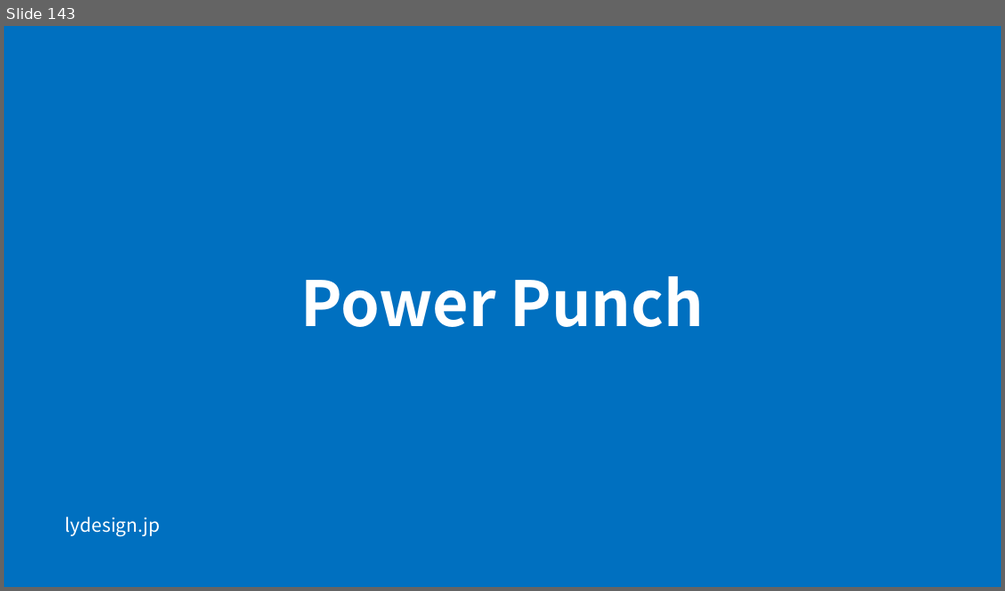
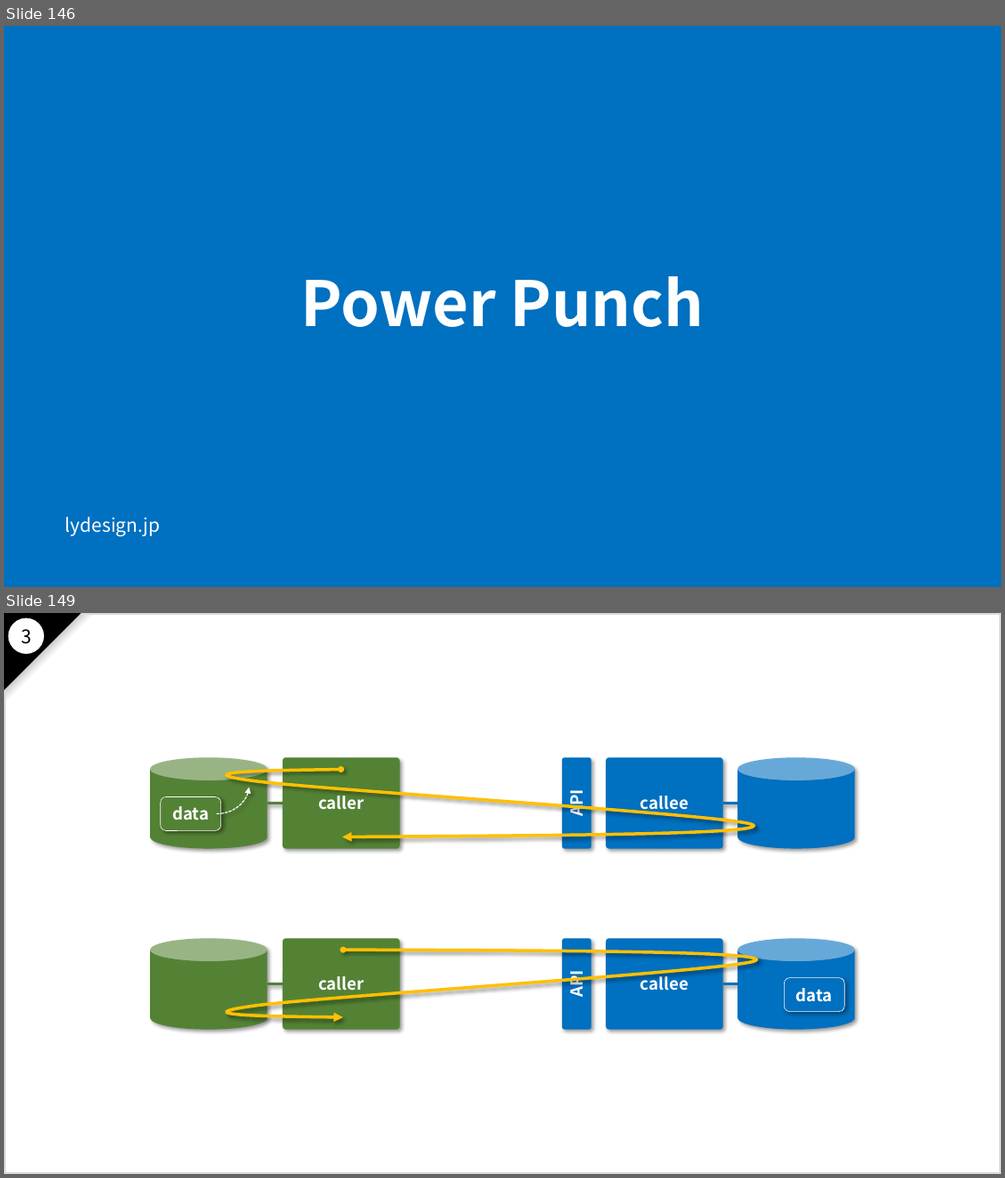
Before and after one commit to nakayama-kazuki/2021, a slide deck: pptx/power-punch-v2.pptx. Shown one above the other, each under a label of ours: slide 143 before the commit, slides 146 and 149 after it; the slides between them are not shown. The pictures are 1005x591 and 1005x1178 pixels, drawn with LibreOffice and Linux fonts; fonts in the diff are those of the drawing. Boxes give left, top, right and bottom in pixels: in the first picture for what was removed or moved away, otherwise in the second. Text is boxed around its words. In the diff, an @@ line names an element or a change of style, - is before the commit and + after.

```diff
--- a/pptx/power-punch-v2.pptx
+++ b/pptx/power-punch-v2.pptx
@@ slide 149 added at box(4, 613, 1001, 1174), background #FFFFFF @@
@@ right triangle added at box(4, 613, 96, 705), fill gradient #FFFFFF to #808080 to #000000 @@
@@ rectangle added at box(4, 613, 1001, 1174), outline #D9D9D9 3 pt @@
@@ right triangle added at box(4, 613, 81, 690), fill #000000, outline #000000 1 pt @@
@@ ellipse added at box(8, 617, 45, 655), fill #FFFFFF, outline #000000 1 pt @@
@@ text added at box(21, 629, 32, 644), 18 pt, text #000000 @@
+3
@@ cylinder added at box(151, 757, 268, 849), fill #548235 @@
@@ freeform shape added at box(226, 770, 754, 836), outline #FFC000 3 pt @@
@@ rounded rectangle added at box(283, 757, 400, 849), fill #548235, 16 pt, text #FFFFFF, bold @@
+caller
@@ rounded rectangle added at box(562, 757, 591, 849), fill #0070C0, 16 pt, text #FFFFFF, bold @@
+API
@@ rounded rectangle added at box(606, 757, 723, 849), fill #0070C0, 16 pt, text #FFFFFF, bold @@
+callee
@@ cylinder added at box(737, 757, 855, 849), fill #0070C0 @@
@@ rounded rectangle added at box(161, 797, 221, 831), fill #548235, outline #FFFFFF 0.5 pt, 16 pt, text #FFFFFF, bold @@
+data
@@ curved arrow added from (217, 813) to (250, 787), #FFFFFF 1 pt dashed @@
@@ line added from (267, 803) to (283, 803), #548235 3 pt @@
@@ line added from (723, 803) to (737, 803), #0070C0 3 pt @@
@@ cylinder added at box(151, 938, 268, 1030), fill #548235 @@
@@ freeform shape added at box(227, 949, 756, 1017), outline #FFC000 3 pt @@
@@ rounded rectangle added at box(283, 938, 400, 1030), fill #548235, 16 pt, text #FFFFFF, bold @@
+caller
@@ rounded rectangle added at box(562, 938, 591, 1030), fill #0070C0, 16 pt, text #FFFFFF, bold @@
+API
@@ rounded rectangle added at box(606, 938, 723, 1030), fill #0070C0, 16 pt, text #FFFFFF, bold @@
+callee
@@ cylinder added at box(737, 938, 855, 1030), fill #0070C0 @@
@@ line added from (267, 984) to (283, 984), #548235 3 pt @@
@@ line added from (723, 984) to (737, 984), #0070C0 3 pt @@
@@ rounded rectangle added at box(784, 978, 844, 1012), fill #0070C0, outline #FFFFFF 0.5 pt, 16 pt, text #FFFFFF, bold @@
+data
@@ what was slide 143 is now slide 146 @@
```
Also in this commit, not shown: 138 slides changed, 16 other slides added, 4 slides removed.
